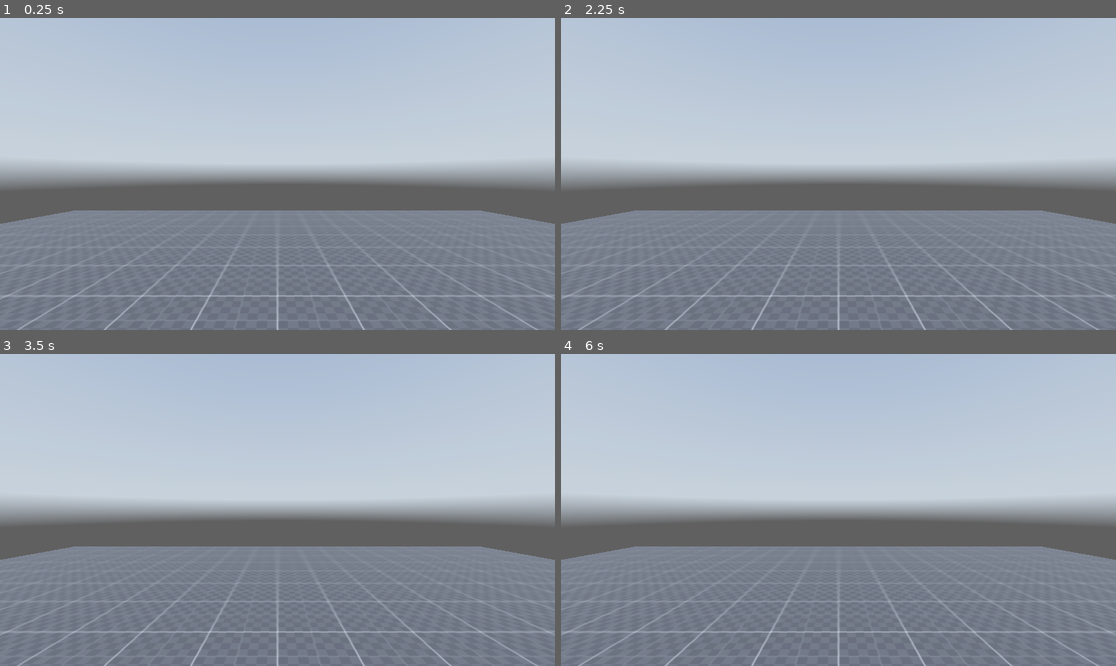
Above: before the commit, frames 1-4 (two rows, left to right).
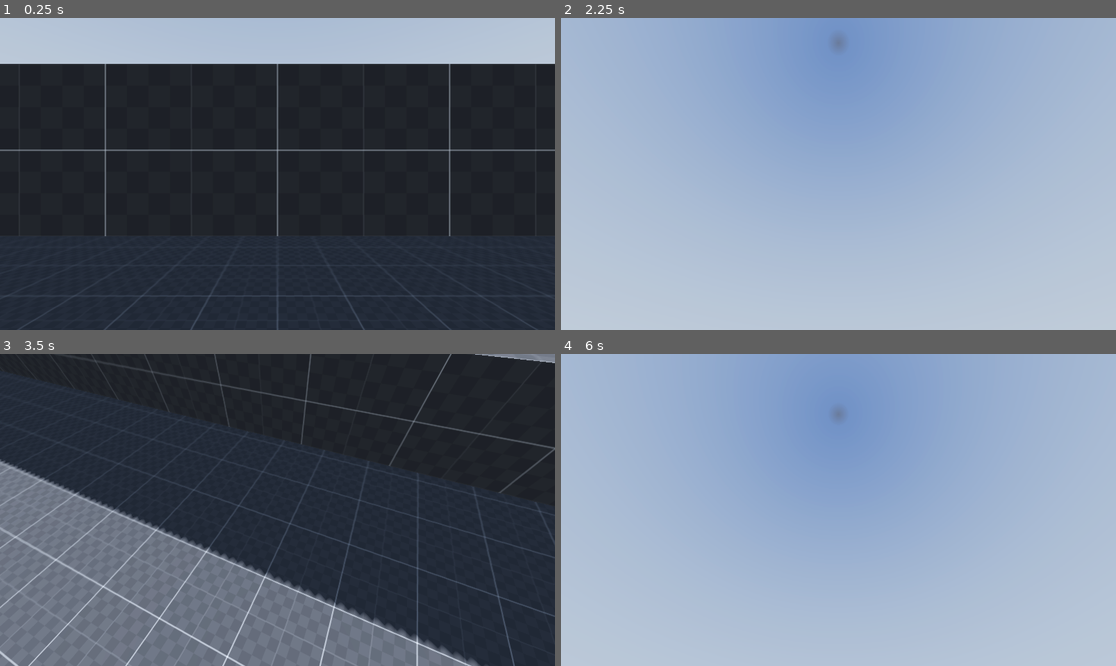
Above: after the commit, the same moments.

Repository: 808sheeb/Could-you-understand-me-leaving
Game: Godot game, scene res://scenes/main.tscn
Two runs of this game, one before a commit and one after it. Both use one fixed random seed, a clock stepped at 60 frames per second and the inputs below. Before the commit the project has no main scene; this scene is started directly in both runs. A sky picture missing from this copy of the repository is replaced by a grey-blue gradient.
Inputs (mouse positions are in pixels of both pictures, inside the frame that each line leads up to):
- Up to frame 1 (0.25 s): no input
- Up to frame 2 (2.25 s): tap Enter (ui_accept) at 0.5, 0.77, 1.07, 1.52, 1.55, 1.82, 2.1 s; move the mouse to (960, 158) at 0.52 s; hold D (right, bound only after the commit) 0.53-1.28 s; hold Ctrl (crouch, bound only after the commit) 0.53-1.28 s; tap Shift (sprint, bound only after the commit) at 0.8, 1.35 s; move the mouse to (727, 189) at 1.27 s; hold S (backward, bound only after the commit) 1.28-2.03 s; move the mouse to (894, 105) at 2.02 s; hold D (right, bound only after the commit) from 2.03 s (still down); hold Ctrl (crouch, bound only after the commit) from 2.03 s (still down)
- Up to frame 3 (3.5 s): move the mouse to (249, 572) at 2.77 s; release D (right, bound only after the commit) at 2.78 s; release Ctrl (crouch, bound only after the commit) at 2.78 s; hold W (forward, bound only after the commit) from 2.78 s (still down); tap Ctrl (crouch, bound only after the commit) at 2.85 s; tap Enter (ui_accept) at 3.02, 3.32 s; tap Shift (sprint, bound only after the commit) at 3.05 s
- Up to frame 4 (6 s): move the mouse to (1005, 556) at 3.52 s; release W (forward, bound only after the commit) at 3.53 s; hold Shift (sprint, bound only after the commit) 3.53-4.28 s; hold A (left, bound only after the commit) 3.53-5.03 s; tap Enter (ui_accept) at 3.77, 3.8, 4.07, 4.52, 4.82, 5, 5.85 s; move the mouse to (672, 463) at 4.27 s; tap Ctrl (crouch, bound only after the commit) at 4.35 s; move the mouse to (866, 510) at 5.02 s; hold S (backward, bound only after the commit) 5.03-5.78 s; hold Shift (sprint, bound only after the commit) 5.03-5.78 s; move the mouse to (755, 432) at 5.77 s; hold D (right, bound only after the commit) from 5.78 s (still down)

The runs differ from the first frame. In frame 1, 85% of the frame differs, in the area x 0-100%, y 14-100%; in frame 2, 91%; in frame 3, 79%; in frame 4, 92%, in the area x 0-100%, y 0-100%.

Commit message:
First Person Controller

Diff:
--- a/project.godot
+++ b/project.godot
@@ -11,8 +11,42 @@
 [application]
 
 config/name="believer"
+run/main_scene="uid://dxj5cq8f3ocjg"
 config/features=PackedStringArray("4.5", "Mobile")
 config/icon="res://icon.svg"
+
+[input]
+
+forward={
+"deadzone": 0.2,
+"events": [Object(InputEventKey,"resource_local_to_scene":false,"resource_name":"","device":-1,"window_id":0,"alt_pressed":false,"shift_pressed":false,"ctrl_pressed":false,"meta_pressed":false,"pressed":false,"keycode":0,"physical_keycode":87,"key_label":0,"unicode":119,"location":0,"echo":false,"script":null)
+]
+}
+backward={
+"deadzone": 0.2,
+"events": [Object(InputEventKey,"resource_local_to_scene":false,"resource_name":"","device":-1,"window_id":0,"alt_pressed":false,"shift_pressed":false,"ctrl_pressed":false,"meta_pressed":false,"pressed":false,"keycode":0,"physical_keycode":83,"key_label":0,"unicode":115,"location":0,"echo":false,"script":null)
+]
+}
+left={
+"deadzone": 0.2,
+"events": [Object(InputEventKey,"resource_local_to_scene":false,"resource_name":"","device":-1,"window_id":0,"alt_pressed":false,"shift_pressed":false,"ctrl_pressed":false,"meta_pressed":false,"pressed":false,"keycode":0,"physical_keycode":65,"key_label":0,"unicode":97,"location":0,"echo":false,"script":null)
+]
+}
+right={
+"deadzone": 0.2,
+"events": [Object(InputEventKey,"resource_local_to_scene":false,"resource_name":"","device":-1,"window_id":0,"alt_pressed":false,"shift_pressed":false,"ctrl_pressed":false,"meta_pressed":false,"pressed":false,"keycode":0,"physical_keycode":68,"key_label":0,"unicode":100,"location":0,"echo":false,"script":null)
+]
+}
+sprint={
+"deadzone": 0.2,
+"events": [Object(InputEventKey,"resource_local_to_scene":false,"resource_name":"","device":-1,"window_id":0,"alt_pressed":false,"shift_pressed":false,"ctrl_pressed":false,"meta_pressed":false,"pressed":false,"keycode":0,"physical_keycode":4194325,"key_label":0,"unicode":0,"location":0,"echo":false,"script":null)
+]
+}
+crouch={
+"deadzone": 0.2,
+"events": [Object(InputEventKey,"resource_local_to_scene":false,"resource_name":"","device":-1,"window_id":0,"alt_pressed":false,"shift_pressed":false,"ctrl_pressed":false,"meta_pressed":false,"pressed":false,"keycode":0,"physical_keycode":4194326,"key_label":0,"unicode":0,"location":0,"echo":false,"script":null)
+]
+}
 
 [rendering]
 
--- a/scenes/main.tscn
+++ b/scenes/main.tscn
@@ -1,7 +1,8 @@
-[gd_scene load_steps=8 format=3 uid="uid://dxj5cq8f3ocjg"]
+[gd_scene load_steps=10 format=3 uid="uid://dxj5cq8f3ocjg"]
 
 [ext_resource type="Texture2D" uid="uid://buk2ajnpchux5" path="res://assets/texture_07.png" id="1_0wfyh"]
 [ext_resource type="Texture2D" uid="uid://cjwyt2qng202y" path="res://assets/kloofendal_48d_partly_cloudy_puresky_4k.exr" id="2_sugp2"]
+[ext_resource type="Script" uid="uid://c4cil2ki6d5kn" path="res://scripts/player.gd" id="3_sugp2"]
 
 [sub_resource type="StandardMaterial3D" id="StandardMaterial3D_jyhfs"]
 albedo_texture = ExtResource("1_0wfyh")
@@ -21,12 +22,21 @@
 
 [sub_resource type="CapsuleShape3D" id="CapsuleShape3D_0wfyh"]
 
+[sub_resource type="CapsuleShape3D" id="CapsuleShape3D_sugp2"]
+height = 1.0
+
 [node name="world" type="Node3D"]
 
 [node name="stage" type="Node3D" parent="."]
 
 [node name="plane" type="CSGBox3D" parent="stage"]
 transform = Transform3D(1, 0, 0, 0, 1, 0, 0, 0, 1, 0, -0.5, 0)
+use_collision = true
+size = Vector3(20, 1, 20)
+material = SubResource("StandardMaterial3D_jyhfs")
+
+[node name="plane2" type="CSGBox3D" parent="stage"]
+transform = Transform3D(1, 0, 0, 0, 1, 0, 0, 0, 1, 0, 1.9377537, -11.18045)
 use_collision = true
 size = Vector3(20, 1, 20)
 material = SubResource("StandardMaterial3D_jyhfs")
@@ -41,12 +51,21 @@
 environment = SubResource("Environment_o6xl0")
 
 [node name="player" type="CharacterBody3D" parent="."]
+script = ExtResource("3_sugp2")
 
-[node name="CollisionShape3D" type="CollisionShape3D" parent="player"]
+[node name="standing_collision_shape" type="CollisionShape3D" parent="player"]
 transform = Transform3D(1, 0, 0, 0, 1, 0, 0, 0, 1, 0, 1, 0)
 shape = SubResource("CapsuleShape3D_0wfyh")
+
+[node name="crouching_collision_shape" type="CollisionShape3D" parent="player"]
+transform = Transform3D(1, 0, 0, 0, 1, 0, 0, 0, 1, 0, 0.5068252, 0)
+shape = SubResource("CapsuleShape3D_sugp2")
+disabled = true
 
 [node name="head" type="Node3D" parent="player"]
 transform = Transform3D(1, 0, 0, 0, 1, 0, 0, 0, 1, 0, 1.8, 0)
 
 [node name="Camera3D" type="Camera3D" parent="player/head"]
+
+[node name="RayCast3D" type="RayCast3D" parent="player"]
+target_position = Vector3(0, 2, 0)
--- /dev/null
+++ b/scripts/player.gd
@@ -0,0 +1,79 @@
+extends CharacterBody3D
+
+# Player Nodes
+@onready var head: Node3D = $head
+@onready var standing_collision_shape: CollisionShape3D = $standing_collision_shape
+@onready var crouching_collision_shape: CollisionShape3D = $crouching_collision_shape
+@onready var ray_cast_3d: RayCast3D = $RayCast3D
+
+# Speed variables
+var CURRENT_SPEED = 5.0
+
+const WALKING_SPEED = 5.0
+const SPRINTING_SPEED = 8.0
+const CROUCHING_SPEED = 3.0
+
+
+# Input variables
+const mouse_sens = 0.4
+var direction = Vector3.ZERO
+
+# Movement Variables
+var lerp_speed = 10.0
+const JUMP_VELOCITY = 4.5
+var crouching_depth = -0.8
+
+# Constrain mouse to window
+func _ready() -> void:
+	Input.mouse_mode = Input.MOUSE_MODE_CAPTURED
+
+
+func _input(event: InputEvent) -> void:
+	# Mouse looking logic
+	if event is InputEventMouseMotion:
+		rotate_y(deg_to_rad(-event.relative.x * mouse_sens))
+		head.rotate_x(deg_to_rad(-event.relative.y * mouse_sens))
+		head.rotation.x = clamp(head.rotation.x, deg_to_rad(-89), deg_to_rad(89))
+
+func _physics_process(delta: float) -> void:
+
+# Handle Movement State
+	# Crouching
+	if Input.is_action_pressed("crouch"):
+		CURRENT_SPEED = CROUCHING_SPEED
+		head.position.y = lerp(head.position.y, 1.8 + crouching_depth, delta*lerp_speed)
+		standing_collision_shape.disabled = true
+		crouching_collision_shape.disabled = false
+	# Standing
+	elif !ray_cast_3d.is_colliding():
+		crouching_collision_shape.disabled = true
+		standing_collision_shape.disabled = false
+		head.position.y = lerp(head.position.y, 1.8, delta*lerp_speed)
+		# Sprinting
+		if Input.is_action_pressed("sprint"):
+			CURRENT_SPEED = SPRINTING_SPEED
+		else:
+			# Walking
+			CURRENT_SPEED = WALKING_SPEED
+
+	# Add the gravity.
+	if not is_on_floor():
+		velocity += get_gravity() * delta
+
+	# Handle jump.
+	if Input.is_action_just_pressed("ui_accept") and is_on_floor():
+		velocity.y = JUMP_VELOCITY
+
+	# Get the input direction and handle the movement/deceleration.
+	# As good practice, you should replace UI actions with custom gameplay actions.
+	var input_dir := Input.get_vector("left", "right", "forward", "backward")
+	direction = lerp(direction, (transform.basis * Vector3(input_dir.x, 0, input_dir.y)).normalized(), delta*lerp_speed)
+
+	if direction:
+		velocity.x = direction.x * CURRENT_SPEED
+		velocity.z = direction.z * CURRENT_SPEED
+	else:
+		velocity.x = move_toward(velocity.x, 0, CURRENT_SPEED)
+		velocity.z = move_toward(velocity.z, 0, CURRENT_SPEED)
+
+	move_and_slide()
Not shown, added: scripts/player.gd.uid
